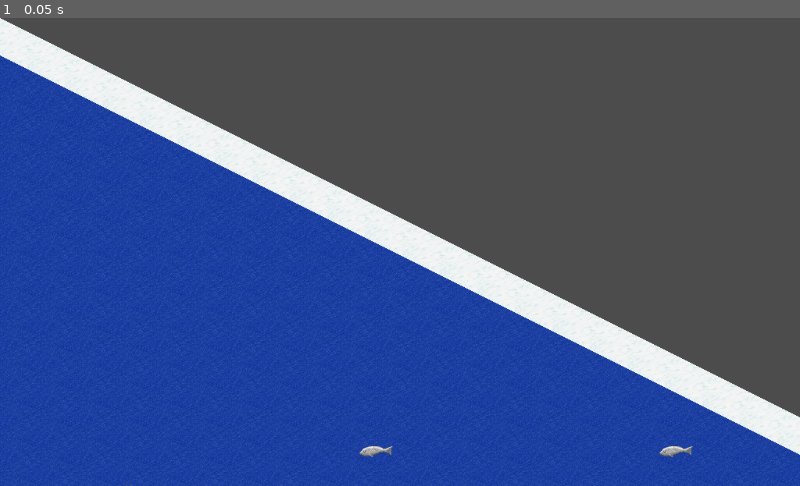
Above: before the commit, frame 1.
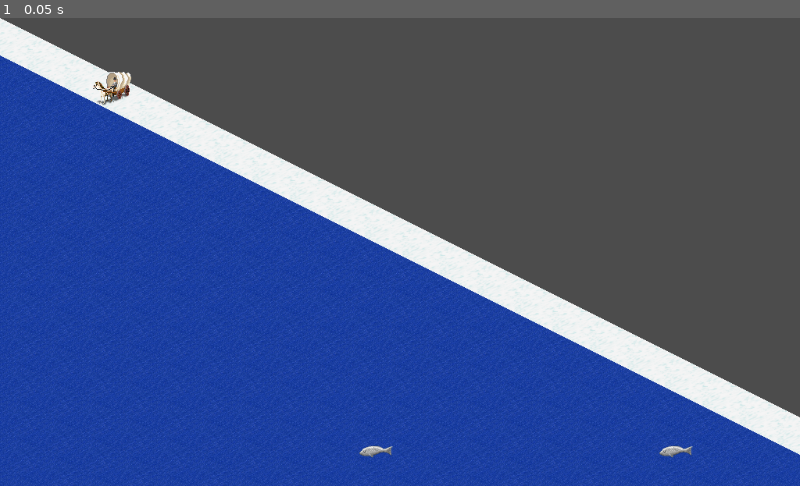
Above: after the commit, the same moment.

Repository: burdockcascade/gociv
Game: Godot game, scene res://src/Main.tscn
Same seed, same stepped clock (60 frames per second), same inputs: the game is played once before the commit and once after it.
Inputs:
- Up to frame 1 (0.05 s): no input

The runs differ from the first frame. In frame 1, 0.2% of the frame differs, in the area x 11-17%, y 11-100%.

Commit message:
move with sound

Diff:
--- a/src/Main.tscn
+++ b/src/Main.tscn
@@ -41,10 +41,7 @@
 cell_size = Vector2( 96, 48 )
 format = 1
 
-[node name="Units" type="TileMap" parent="World"]
-mode = 1
-cell_size = Vector2( 96, 48 )
-format = 1
+[node name="Units" type="Node2D" parent="World"]
 script = ExtResource( 7 )
 
 [node name="DesktopUI" type="CanvasLayer" parent="."]
--- a/src/Units.gd
+++ b/src/Units.gd
@@ -1,4 +1,4 @@
-extends TileMap
+extends Node2D
 
 const unit = {
 
@@ -7,6 +7,12 @@
 		max_move = 5,
 		land = false,
 		water = true,
+	},
+	caravan = {
+		scene = "res://src/units/Caravan.tscn",
+		max_move = 3,
+		land = true,
+		water = false,
 	}
 
 }
@@ -19,11 +25,13 @@
 
 func add_unit(unit: Dictionary, mapv: Vector2) -> Node2D:
 
-	var u = load(unit.scene).instance()
+	var u: Node2D = load(unit.scene).instance()
 
-	_set_unit_position(u, mapv)
+	u.mapdata = mapdata
+	u.set_mapv(mapv)
 
 	# add
+	u.add_to_group("unit")
 	add_child(u)
 
 	return u
@@ -51,30 +59,5 @@
 		units[0].activate()
 		active_unit = units[0]
 
-####################################################################################################
-## Unit Movement
-
-func move_active_unit(direction: Vector2):
-	if !active_unit:
-		return
-
-	_set_unit_position(active_unit, active_unit.mapv + direction)
-
-func _set_unit_position(u: Node2D, mapv: Vector2) -> void:
-
-	var mapd: Dictionary = mapdata[mapv]
-
-	# stop movement over land or water
-	if mapd.is_land != u.over_land and mapd.is_water != u.over_water:
-		return
-
-	# set position of unit
-	u.position = mapd.worldv
-	u.mapv = mapv
-
-	# assign to groups
-	u.add_to_group("unit")
-	u.add_to_group("mapv_" + str(mapv))
-
-	# append to mapd
-	mapd.units.append(u)
+func move_active_unit(direction):
+	active_unit.move_by_direction(direction)
--- a/src/World.gd
+++ b/src/World.gd
@@ -1,7 +1,7 @@
 extends Node2D
 
 onready var map: Node2D = $Map
-onready var units: TileMap = $Units
+onready var units: Node2D = $Units
 
 var mapdata: Dictionary
 
@@ -15,8 +15,8 @@
 	units.mapdata = mapdata
 
 	# add unit to map
-	var mapv = map.random_sea_tile()
-	units.add_unit(units.unit.transporter, mapv)
+#	units.add_unit(units.unit.transporter, map.random_sea_tile())
+	units.add_unit(units.unit.caravan, map.random_land_tile())
 
 
 ####################################################################################################
--- a/src/units/Caravan.tscn
+++ b/src/units/Caravan.tscn
@@ -1,5 +1,18 @@
-[gd_scene load_steps=2 format=2]
+[gd_scene load_steps=5 format=2]
 
 [ext_resource path="res://src/units/Unit.tscn" type="PackedScene" id=1]
+[ext_resource path="res://assets/ampilo2/units.png" type="Texture" id=2]
+[ext_resource path="res://assets/sfx/foot3.ogg" type="AudioStream" id=3]
+
+[sub_resource type="AtlasTexture" id=1]
+atlas = ExtResource( 2 )
+region = Rect2( 261, 50, 64, 48 )
 
 [node name="Caravan" instance=ExtResource( 1 )]
+over_land = true
+
+[node name="UnitSprite" parent="." index="1"]
+texture = SubResource( 1 )
+
+[node name="MovementSound" parent="." index="2"]
+stream = ExtResource( 3 )
--- a/src/units/Transporter.tscn
+++ b/src/units/Transporter.tscn
@@ -20,5 +20,4 @@
 position = Vector2( 0.822632, 25.3841 )
 
 [node name="UnitSprite" parent="." index="1"]
-position = Vector2( -1.58978, 18.3264 )
 texture = SubResource( 1 )
--- a/src/units/Unit.gd
+++ b/src/units/Unit.gd
@@ -21,9 +21,15 @@
 export var over_water: bool = false
 export var visibility: int = 0
 
+onready var movement_sound = $MovementSound
 
-var mapv = Vector2.INF
+var mapdata: Dictionary
 
+var current_mapv = Vector2.ZERO
+var active: bool = false
+
+####################################################################################################
+## Selector
 
 func activate():
 	selector.visible = true
@@ -33,5 +39,32 @@
 	selector.visible = false
 	selector.playing = false
 
-func move_to_neighbour_tile(direction):
-	print(direction)
+
+####################################################################################################
+## Unit Movement
+
+func move_by_direction(direction: Vector2):
+	set_mapv(current_mapv + direction)
+
+	if movement_sound:
+		movement_sound.play()
+
+func set_mapv(mapv: Vector2) -> void:
+
+	var mapd: Dictionary = mapdata[mapv]
+
+	# stop movement over land or water
+	if mapd.is_land != over_land and mapd.is_water != over_water:
+		return
+
+	# remove from group
+	remove_from_group("mapv_" + str(current_mapv))
+	mapdata[current_mapv].units.erase(self)
+
+	# set position of unit
+	position = mapd.worldv
+	current_mapv = mapv
+
+	# add to group
+	add_to_group("mapv_" + str(current_mapv))
+	mapdata[mapv].units.append(self)
--- a/src/units/Unit.tscn
+++ b/src/units/Unit.tscn
@@ -32,6 +32,10 @@
 
 [node name="Selector" type="AnimatedSprite" parent="."]
 visible = false
+position = Vector2( 0, 28 )
 frames = SubResource( 5 )
 
 [node name="UnitSprite" type="Sprite" parent="."]
+position = Vector2( -4, 17 )
+
+[node name="MovementSound" type="AudioStreamPlayer2D" parent="."]
Not shown, added: assets/sfx/LrgCan.ogg.import
Not shown, added: assets/sfx/LrgExpl.ogg.import
Not shown, added: assets/sfx/MedCan.ogg.import
Not shown, added: assets/sfx/MgBar1.ogg.import
Not shown, added: assets/sfx/MgBar2.ogg.import
Not shown, added: assets/sfx/MgHeavy.ogg.import
Not shown, added: assets/sfx/Mortar.ogg.import
Not shown, added: assets/sfx/SmlExpl.ogg.import
Not shown, added: assets/sfx/Splash.ogg.import
Not shown, added: assets/sfx/THover.ogg.import
Not shown, added: assets/sfx/Tread.ogg.import
Not shown, added: assets/sfx/foot3.ogg.import
(and 24 more such lines)
